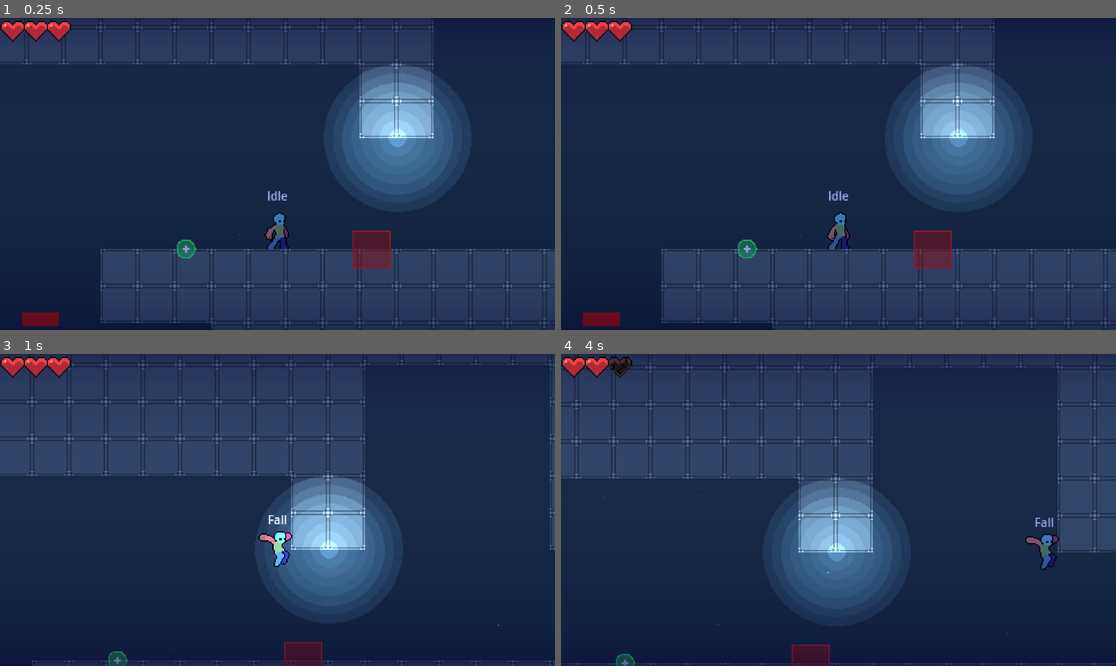
Above: before the commit, frames 1-4 (two rows, left to right).
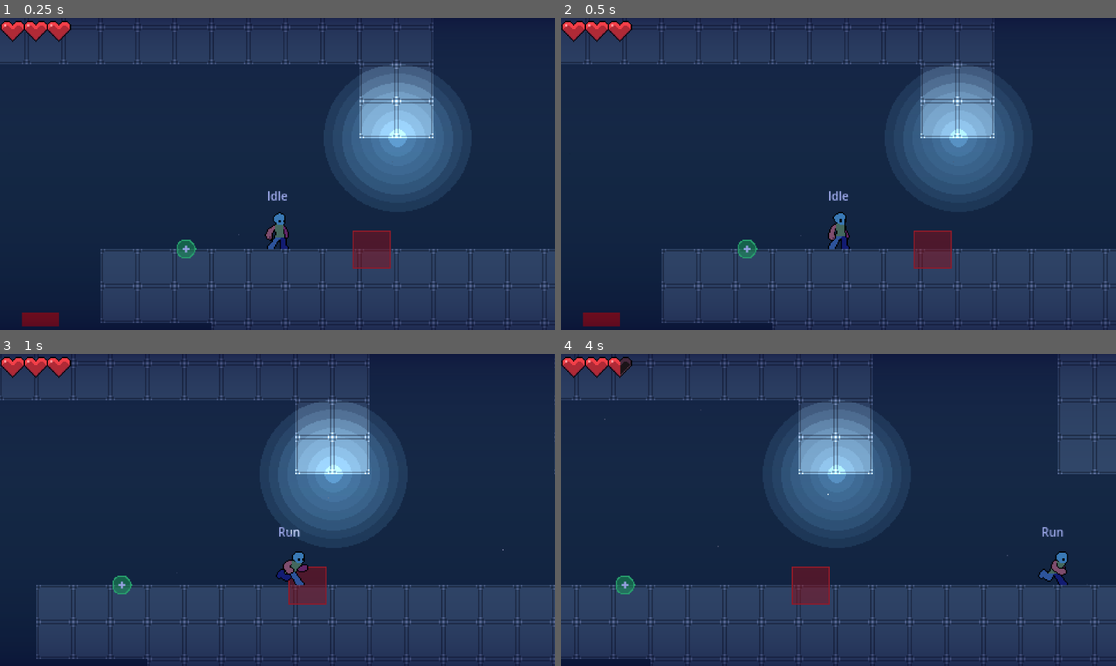
Above: after the commit, the same moments.

Repository: TianJunShi1/harry-forge
Game: Godot game, scene res://main.tscn
Same seed, same stepped clock (60 frames per second), same inputs: the game is played once before the commit and once after it.
Inputs (mouse positions are in pixels of both pictures, inside the frame that each line leads up to):
- Up to frame 1 (0.25 s): no input
- Up to frame 2 (0.5 s): no input
- Up to frame 3 (1 s): tap Enter at 0.5 s; move the mouse to (399, 494) at 0.52 s; hold D (right) from 0.53 s (still down); hold Space (jump) from 0.53 s (still down); tap E (action) at 0.6 s
- Up to frame 4 (4 s): move the mouse to (727, 525) at 1.27 s; release Space (jump) at 1.28 s; tap Space (jump) at 1.35, 1.52, 1.82, 3.02, 3.32 s; tap E (action) at 1.55, 2.1, 3.05, 3.6 s; move the mouse to (894, 441) at 2.02 s; release D (right) at 2.03 s; hold A (left) 2.03-2.78 s; hold Space (jump) 2.03-2.78 s; move the mouse to (810, 572) at 2.77 s; hold D (right) from 2.78 s (still down); tap Shift (run) at 2.85 s; move the mouse to (1005, 556) at 3.52 s; hold Space (jump) from 3.53 s (still down)

Frame 1 is identical in both runs. In frame 2, less than 0.1% of the frame differs, in the area x 47-53%, y 62-73%; in frame 3, 42%; in frame 4, 43%, in the area x 0-100%, y 1-100%.
Error after the commit: Parse Error: Could not find type "PlayerstateWallSlide" in the current scope. (res://Player/States/Jump.gd:5)

Commit message:
feat(player): 调整普通跳跃上升手感

Diff:
--- a/Player/States/Jump.gd
+++ b/Player/States/Jump.gd
@@ -2,22 +2,24 @@
 class_name PlayerstateJump extends Playerstate
 
 @onready var fall_state: PlayerstateFall = %Fall
-# 【修改】删除本地 anim 引用，改用 player.anim 统一访问
-# 【修改】删除本地 air_speed，改用 player.air_speed 统一管理
-# 【修改】删除本地 jump_velocity，改用 player.jump_velocity 统一管理
-# 以后二段跳、蓄力跳等状态也可以共同读取 player 的跳跃参数
+@onready var wall_slide_state: PlayerstateWallSlide = %WallSlide
 
-# 松开跳跃键时的小跳速度衰减系数
-const EARLY_RELEASE_MULTIPLIER : float = 0.5
+# 普通跳跃上升曲线。先集中在 Jump 状态中，避免影响弹跳板和墙跳。
+@export_group("Jump Feel")
+@export var jump_hold_duration: float = 0.10
+@export_range(0.1, 1.0, 0.05) var jump_hold_gravity_multiplier: float = 0.40
+@export var apex_velocity_threshold: float = 65.0
+@export_range(0.1, 1.0, 0.05) var apex_gravity_multiplier: float = 0.50
+@export_range(0.1, 1.0, 0.05) var jump_cut_multiplier: float = 0.45
+@export var jump_horizontal_boost: float = 18.0
 
-# 【新增：是否处于弹跳板弹飞状态的标记】
+var jump_hold_timer: float = 0.0
 var is_bouncing: bool = false
+var is_wall_jump: bool = false
 
-#region /// 核心状态生命周期
+
 func init() -> void:
 	# 弹跳板触发时由 Player 发 signal，本状态接管切换。
-	# 与 Player 的耦合从"持有具体状态类引用"降为"广播 signal"。
-	# 守卫：场景重载 / 编辑器热更新若让 init 跑两遍，避免双连接 → 单次弹跳触发两次切换
 	if not player.bounce_requested.is_connected(_on_bounce_requested):
 		player.bounce_requested.connect(_on_bounce_requested)
 
@@ -26,45 +28,80 @@
 	is_bouncing = true
 	player.call_deferred("change_state", self)
 
+
 func enter() -> void:
-	# 只要真正进入跳跃状态，立刻消费土狼时间（双保险）
-	# 防止 coyote_timer 还有剩余时被再次利用
 	player.coyote_timer = 0.0
+	is_wall_jump = player.wall_normal != Vector2.ZERO and player.wall_jump_lock_timer > 0.0
 
-	# 【核心修改】只有在"不是弹跳"的时候，才赋予普通跳跃的速度！
-	# 防止弹跳板给的超大速度在这里被强行重置为 jump_velocity
-	if not is_bouncing:
+	if is_wall_jump:
+		# 墙跳暂时保持原有曲线，之后单独调节墙跳手感。
 		player.velocity.y = player.jump_velocity
+		player.velocity.x = player.wall_normal.x * player.wall_jump_h_speed
+		if player.anim:
+			player.anim.flip_h = player.wall_normal.x < 0
+		player.wall_normal = Vector2.ZERO
+		jump_hold_timer = 0.0
+	else:
+		player.wall_normal = Vector2.ZERO
+		if not is_bouncing:
+			player.velocity.y = player.jump_velocity
+			jump_hold_timer = jump_hold_duration
 
-	# 【修改】加空判断，重构场景时更不容易报空引用
+			# 跑跳瞬间增加少量水平推进，强化地面移动到起跳的连续性。
+			if player.has_horizontal_input():
+				player.velocity.x += player.direction.x * jump_horizontal_boost
+		else:
+			jump_hold_timer = 0.0
+
 	if player.anim:
 		player.anim.play("jump")
 
+
 func exit() -> void:
-	# 退出跳跃状态时，务必将标记重置，不影响下一次正常起跳
 	is_bouncing = false
-#endregion
+	is_wall_jump = false
+	jump_hold_timer = 0.0
 
-#region /// 帧更新与输入处理
+
 func handle_input(_event : InputEvent) -> Playerstate:
 	return null
 
+
 func process(_delta: float) -> Playerstate:
-	# 【修改】朝向翻转改为调用 player.update_facing()，不再重复写 flip_h 逻辑
-	player.update_facing()
+	# 锁定期内保持登墙跳设定的朝向，不被输入方向覆盖。
+	if player.wall_jump_lock_timer <= 0.0:
+		player.update_facing()
 	return null
 
-func physics_process(_delta: float) -> Playerstate:
-	# 【修改】air_speed 改为读取 player.air_speed
-	player.velocity.x = player.direction.x * player.air_speed
 
-	# 【核心修改】如果是被弹跳板弹飞的，禁止触发小跳减速！
-	# 【修改】ui_accept 统一改为 jump
-	if not is_bouncing and Input.is_action_just_released("jump") and player.velocity.y < 0:
-		player.velocity.y *= EARLY_RELEASE_MULTIPLIER
+func physics_process(delta: float) -> Playerstate:
+	# 登墙跳锁定期内不覆盖横向速度，让推力弧线自然衰减。
+	if player.wall_jump_lock_timer <= 0.0:
+		var speed_factor := 1.0
+		if player.wall_last_jump_normal != Vector2.ZERO \
+				and not is_zero_approx(player.direction.x) \
+				and signf(player.direction.x) != signf(player.wall_last_jump_normal.x):
+			speed_factor = player.wall_return_speed_factor
+		var target := player.direction.x * player.air_speed * speed_factor
+		player.velocity.x = move_toward(player.velocity.x, target, player.air_acceleration * delta)
 
-	if player.velocity.y >= 0:
+	# Player 在进入状态前已经施加了一次普通重力；这里补偿成所需倍率。
+	# 弹跳板和墙跳不使用普通跳跃的按住增高与顶点滞空。
+	if not is_bouncing and not is_wall_jump and player.velocity.y < 0.0:
+		var gravity_multiplier := 1.0
+		if absf(player.velocity.y) <= apex_velocity_threshold:
+			gravity_multiplier = apex_gravity_multiplier
+		elif jump_hold_timer > 0.0 and Input.is_action_pressed("jump"):
+			gravity_multiplier = jump_hold_gravity_multiplier
+
+		player.velocity.y += player.gravity * (gravity_multiplier - 1.0) * delta
+		jump_hold_timer = maxf(jump_hold_timer - delta, 0.0)
+
+	if not is_bouncing and Input.is_action_just_released("jump") and player.velocity.y < 0.0:
+		player.velocity.y *= jump_cut_multiplier
+		jump_hold_timer = 0.0
+
+	if player.velocity.y >= 0.0:
 		return fall_state
 
 	return null
-#endregion
